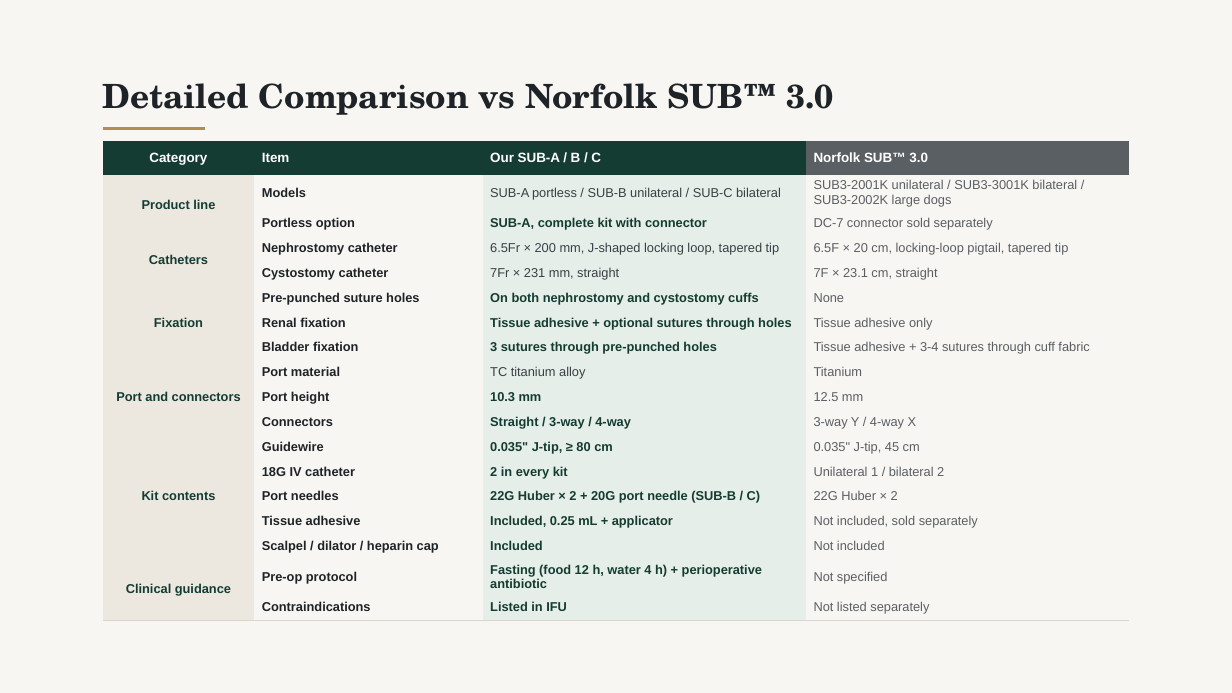
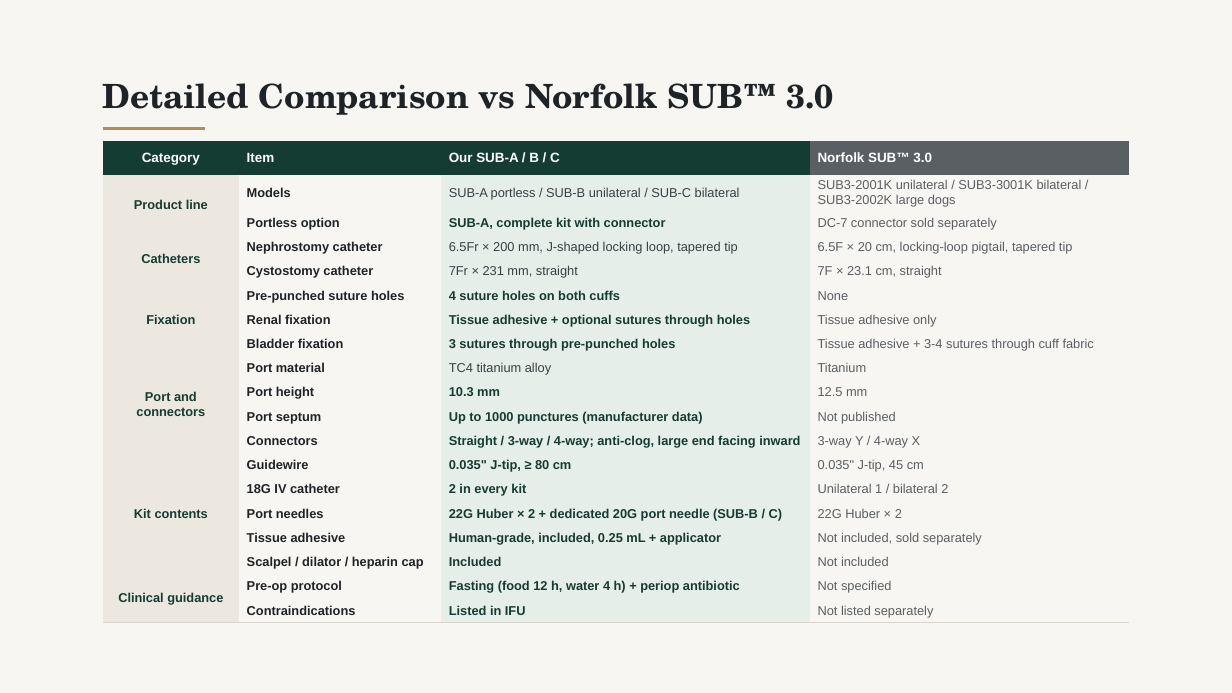
Before and after one commit to pikrosart-jpg/Material, a slide deck: slide 3 of Feline_SUB_System_Introduction_v72.pptx. Drawn at 1232x693 pixels with LibreOffice and Linux fonts; fonts in the diff are those of the drawing. Boxes give left, top, right and bottom in pixels: in the first picture for what was removed or moved away, otherwise in the second. Text is boxed around its words. In the diff, an @@ line names an element or a change of style, - is before the commit and + after.

```diff
--- a/Feline_SUB_System_Introduction_v72.pptx
+++ b/Feline_SUB_System_Introduction_v72.pptx
@@ table at box(103, 141, 1130, 621) @@
-row 6, column 3: On both nephrostomy and cystostomy cuffs
+row 6, column 3: 4 suture holes on both cuffs
-row 9, column 3: TC titanium alloy
+row 9, column 3: TC4 titanium alloy
-row 11:  | Connectors | Straight / 3-way / 4-way | 3-way Y / 4-way X
+row 11:  | Port septum | Up to 1000 punctures (manufacturer data) | Not published
+row 12:  | Connectors | Straight / 3-way / 4-way; anti-clog, large end facing inward | 3-way Y / 4-way X
-row 15, column 3: 22G Huber × 2 + 20G port needle (SUB-B / C)
+row 15, column 3: 22G Huber × 2 + dedicated 20G port needle (SUB-B / C)
-row 16, column 3: Included, 0.25 mL + applicator
+row 16, column 3: Human-grade, included, 0.25 mL + applicator
-row 18, column 3: Fasting (food 12 h, water 4 h) + perioperative antibiotic
+row 18, column 3: Fasting (food 12 h, water 4 h) + periop antibiotic
```
